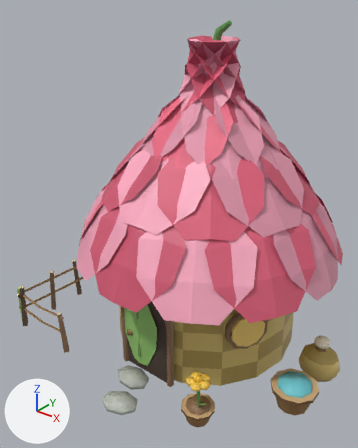
An edit to the glTF model godot/art/models/cottage_a.glb, drawn before and after from the same camera.
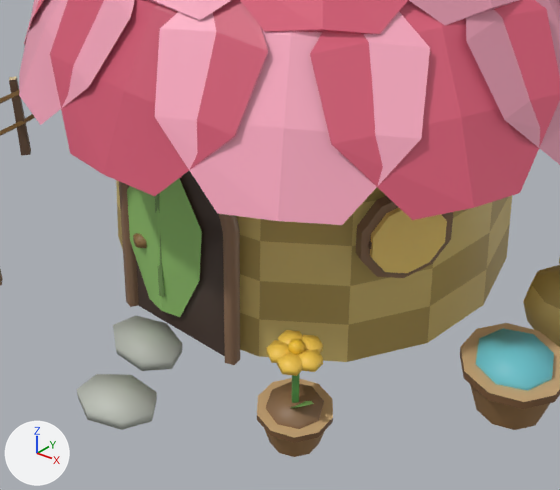
Each version is shown whole from a 50 mm lens placed at (2.19, -3.14, 2.91), pointed at (-0.12, -0.25, 1.12), then close up on the part from 19% to 88% of the width and 51% to 99% of the height. Every picture has the same lights, and +X, +Y and +Z are marked at lower left. The first two pictures are the older version.

Objects in the first close-up: 'body', 'body_nh', 'body_nl'.
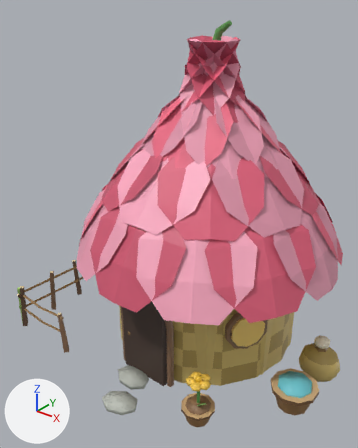
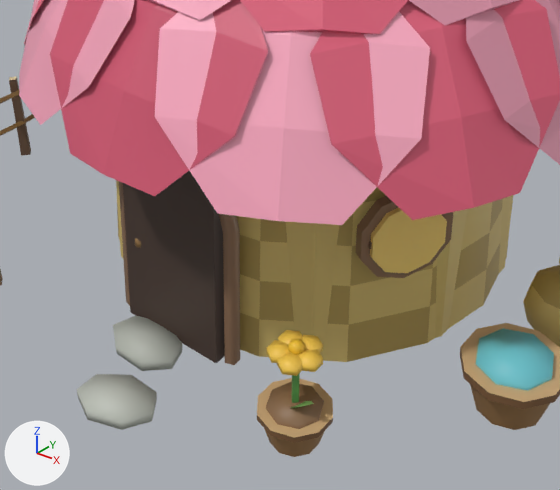
Pixel boxes (x1, y1, x2, y2) of what changed, in the close-ups (560 x 490 px):
```json
{"object": "body__far", "change": "added", "after": [116, 171, 513, 363]}
```

Edits to the scene script, one JSON object a line:
```json
{"op": "add", "block": "me_body__far", "code": ["me_body__far = bpy.data.meshes.new('body__far')", "me_body__far.from_pydata(...)  # a box spanning x -0.21..0.21, y -0.86..-0.8, z 0.0..0.78; a 10-sided cylinder along z spanning x -0.76..0.76, y -0.8..0.8, z 0.0..1.0; a 10-sided cone pointing to +z spanning x -0.97..0.97, y -1.02..1.02, z 0.95..2.3", "me_body__far.materials.append(mat_defaultmaterial_001)"]}
{"op": "add", "block": "ob_body__far", "code": ["ob_body__far = bpy.data.objects.new('body__far', me_body__far)", "ob_body__far.location = (0.0, 0.0, 0.0)"]}
```
